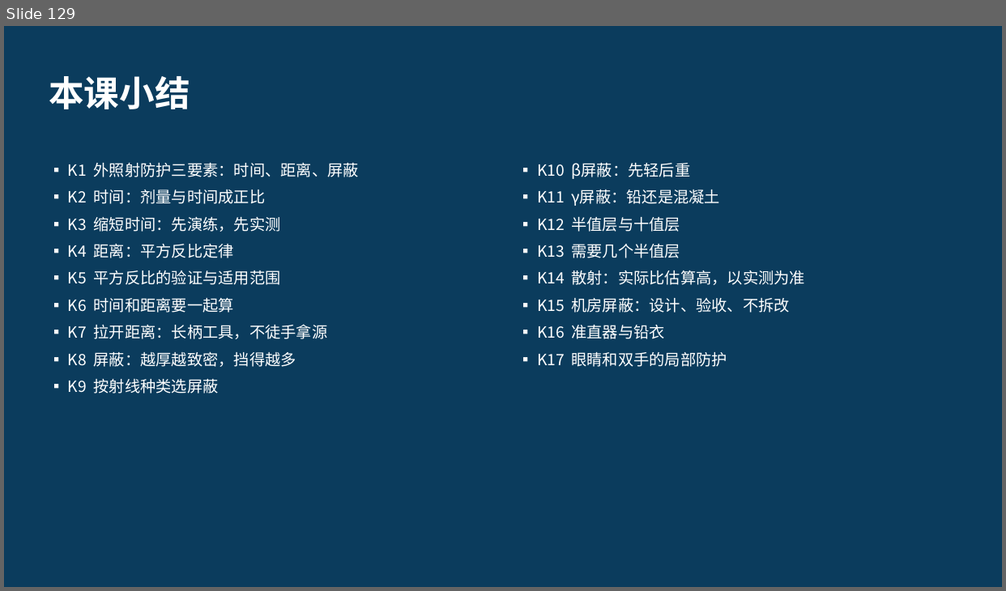
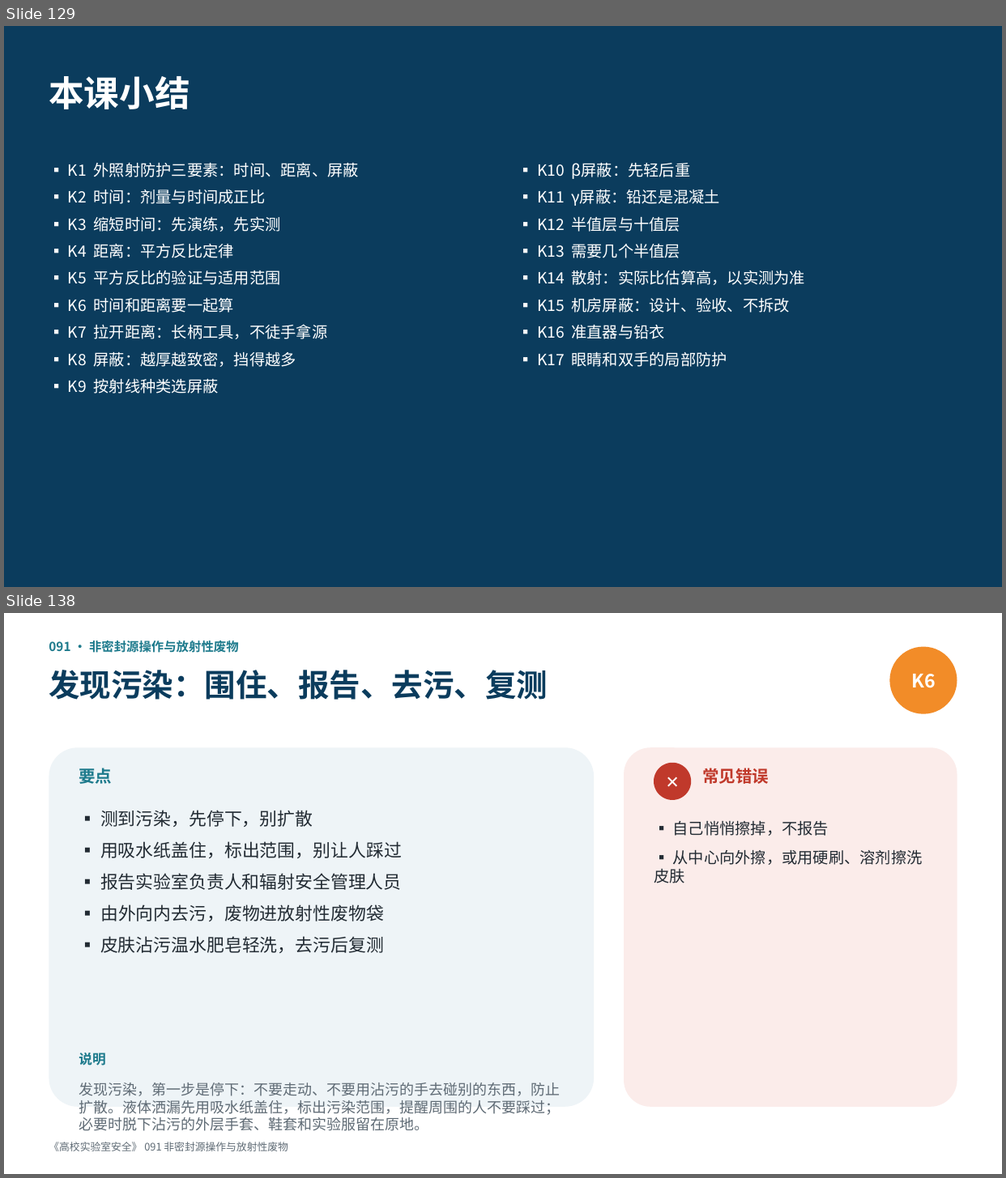
Before and after one commit to hanrongwx-max/videoyoutubo, a slide deck: course/高校实验室安全/课件/第7章_辐射安全.pptx. Shown one above the other, each under a label of ours: slide 129 before the commit, slides 129 and 138 after it; the slides between them are not shown. The pictures are 1006x591 and 1006x1178 pixels, drawn with LibreOffice and Linux fonts; fonts in the diff are those of the drawing. Boxes give left, top, right and bottom in pixels: in the first picture for what was removed or moved away, otherwise in the second. Text is boxed around its words. In the diff, an @@ line names an element or a change of style, - is before the commit and + after.

```diff
--- a/course/高校实验室安全/课件/第7章_辐射安全.pptx
+++ b/course/高校实验室安全/课件/第7章_辐射安全.pptx
@@ slide 138 added at bbox=[4, 613, 1002, 1174], background #FFFFFF @@
@@ text added at bbox=[49, 641, 239, 653], 12 pt, text #1D7A8C, bold @@
+091 · 非密封源操作与放射性废物
@@ ellipse added at bbox=[889, 647, 957, 714], fill #F28C28, 18 pt, text #FFFFFF, bold @@
+K6
@@ text added at bbox=[49, 670, 548, 700], 30 pt, text #0B3C5D, bold @@
+发现污染：围住、报告、去污、复测
@@ rounded rectangle added at bbox=[49, 747, 594, 1107], fill #EEF4F7 @@
@@ rounded rectangle added at bbox=[624, 747, 957, 1107], fill #FBECEA @@
@@ text added at bbox=[79, 768, 112, 784], 16 pt, text #1D7A8C, bold @@
+要点
@@ ellipse added at bbox=[654, 763, 691, 800], fill #C0392B, 16 pt, text #FFFFFF, bold @@
+✕
@@ text added at bbox=[702, 768, 769, 784], 16 pt, text #C0392B, bold @@
+常见错误
@@ text added at bbox=[100, 810, 402, 953], 17 pt, text #222B33 @@
+▪ 测到污染，先停下，别扩散
+▪ 用吸水纸盖住，标出范围，别让人踩过
+▪ 报告实验室负责人和辐射安全管理人员
+▪ 由外向内去污，废物进放射性废物袋
+▪ 皮肤沾污温水肥皂轻洗，去污后复测
@@ text added at bbox=[654, 821, 923, 884], 15 pt, text #222B33 @@
+▪ 自己悄悄擦掉，不报告
+▪ 从中心向外擦，或用硬刷、溶剂擦洗皮肤
@@ text added at bbox=[79, 1053, 105, 1066], 13 pt, text #1D7A8C, bold @@
+说明
@@ text added at bbox=[79, 1083, 560, 1131], 14 pt, text #5F6B75 @@
+发现污染，第一步是停下：不要走动、不要用沾污的手去碰别的东西，防止扩散。液体洒漏先用吸水纸盖住，标出污染范围，提醒周围的人不要踩过；必要时脱下沾污的外层手套、鞋套和实验服留在原地。
@@ text added at bbox=[49, 1142, 288, 1152], 10 pt, text #5F6B75 @@
+《高校实验室安全》 091 非密封源操作与放射性废物
```
Also in this commit, not shown: 21 other slides added, 2 other files.
